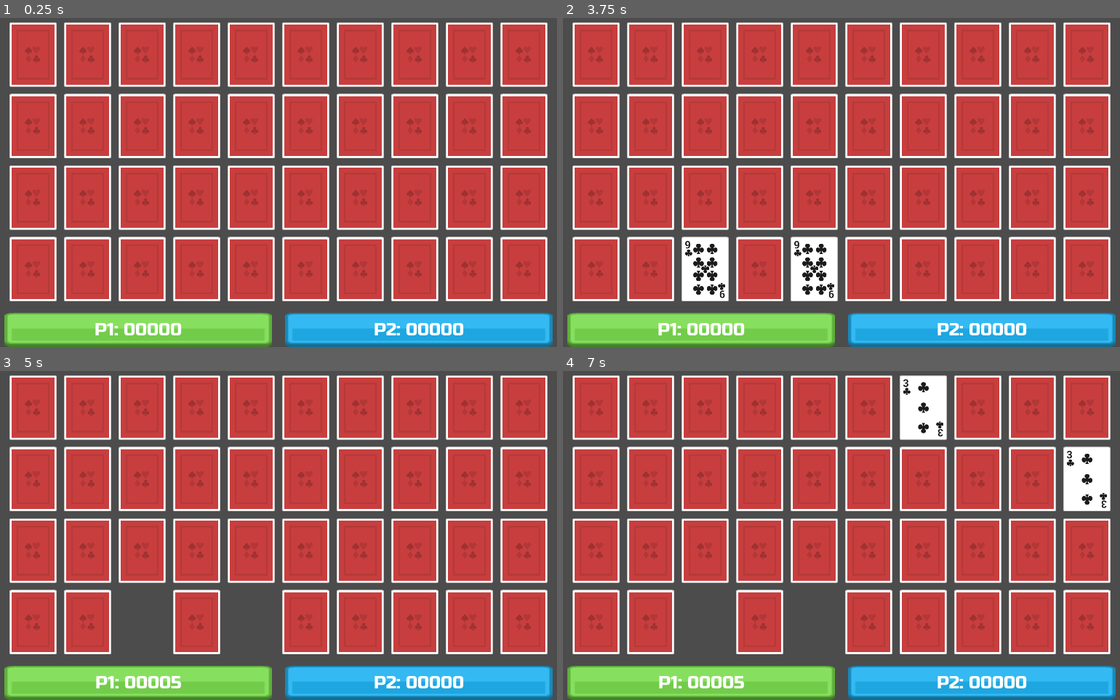
Above: before the commit, frames 1-4 (two rows, left to right).
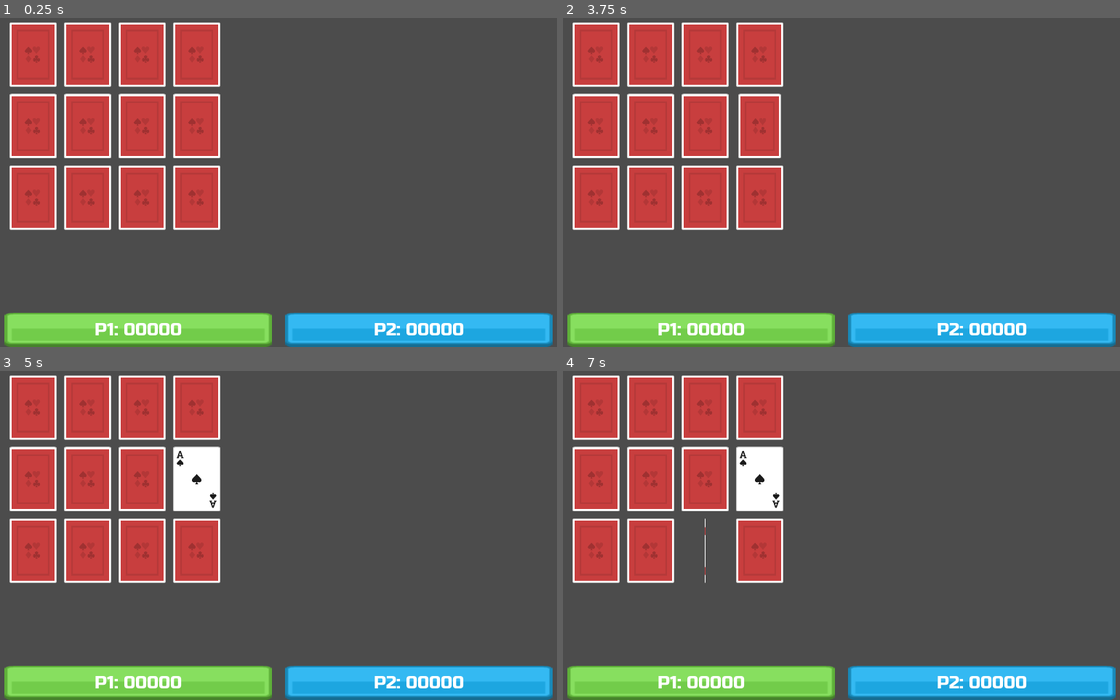
Above: after the commit, the same moments.

Repository: gioele-santi/CardGame
Game: Godot game, scene res://main/Main.tscn
The game is run twice, just before and just after one commit, with the same random seed, the same clock (stepped at 60 frames per second) and the same inputs. The project has no main scene, so this scene is started directly.
Inputs (mouse positions are in pixels of both pictures, inside the frame that each line leads up to):
- Up to frame 1 (0.25 s): no input
- Up to frame 2 (3.75 s): tap Enter at 0.5, 3.5 s; move the mouse to (813, 268) at 0.52 s; click (813, 268) at 0.67 s; move the mouse to (707, 268) at 1.27 s; click (707, 268) at 1.42 s; move the mouse to (869, 268) at 2.02 s; click (869, 268) at 2.17 s; tap Space at 2.75 s; move the mouse to (975, 268) at 2.77 s; click (975, 268) at 2.92 s; move the mouse to (757, 126) at 3.52 s; click (757, 126) at 3.67 s
- Up to frame 3 (5 s): move the mouse to (362, 621) at 4.27 s; click (362, 621) at 4.42 s
- Up to frame 4 (7 s): move the mouse to (1086, 479) at 5.02 s; click (1086, 479) at 5.17 s; move the mouse to (925, 407) at 5.77 s; click (925, 407) at 5.92 s; move the mouse to (707, 551) at 6.52 s; click (707, 551) at 6.67 s

The runs differ from the first frame. In frame 1, 47% of the frame differs, in the area x 1-99%, y 1-87%; in frame 2, 47%; in frame 3, 45%; in frame 4, 47%.

Commit message:
Added basic win check
Changed sound. Trying solution for player selection. Reduced cards for tests.

Diff:
--- a/card/Card.gd
+++ b/card/Card.gd
@@ -48,6 +48,7 @@
 	$Flip/Begin.start()
 
 func _on_Flip_Begin_tween_completed(object, key):
+	print("Flip Begin - Object: ", object, " - Key: ", key)
 	$Flip/Sound.play()
 	var upface: Sprite = $Front if face_up else $Back
 	var downface: Sprite = $Front if !face_up else $Back
@@ -60,7 +61,7 @@
 	face_up = ! face_up #finally invert orientation
 
 func _on_Flip_End_tween_completed(object, key):
-
+	print("Flip End - Object: ", object, " - Key: ", key)
 	can_flip = true #enable again flipping
 	if face_up:
 		emit_signal("card_turn_up", self)
--- a/card/Card.tscn
+++ b/card/Card.tscn
@@ -3,7 +3,7 @@
 [ext_resource path="res://card/Card.gd" type="Script" id=1]
 [ext_resource path="res://assets/playingCards.png" type="Texture" id=2]
 [ext_resource path="res://assets/playingCardBacks.png" type="Texture" id=3]
-[ext_resource path="res://assets/Audio/cardPlace3.ogg" type="AudioStream" id=4]
+[ext_resource path="res://assets/Audio/cardPlace4.ogg" type="AudioStream" id=4]
 
 [sub_resource type="RectangleShape2D" id=1]
 extents = Vector2( 70, 95 )
@@ -34,7 +34,7 @@
 
 [node name="Sound" type="AudioStreamPlayer" parent="Flip"]
 stream = ExtResource( 4 )
-volume_db = 0.2
+volume_db = 0.05
 
 [node name="Begin" type="Tween" parent="Flip"]
 
--- a/main/Main.gd
+++ b/main/Main.gd
@@ -8,11 +8,12 @@
 var scale = 0.6 #scale for the cards
 var top_left = Vector2(80, 85) #first position offset
 var offset = Vector2(160*scale, 210*scale) #space from center to center of cards
-var rows = 4
-var cols = 10 #keep space for interface
+var rows = 3 #4
+var cols = 4#10 #keep space for interface
 var cards = rows * cols
 
 #game 'state' check
+var playing = false
 var current_player = 0
 export (int) var player_count = 2
 var combo_count = 1
@@ -25,8 +26,15 @@
 	start_new_game()
 
 func _process(delta):
-	if $Cards.get_children().size() == 0:
-		print("Game over")
+	if $Cards.get_children().size() == 0 && playing:
+		playing = false
+		var max_score = 0
+		var winner = -1
+		for i in range(player_count):
+			if player_score[i] > max_score:
+				max_score = player_score[i]
+				winner = i
+		print("Game over: Player %d wins with %d points." % [winner+1, max_score])
 		#go back to main screen, check points, save record....
 
 func start_new_game():
@@ -53,6 +61,7 @@
 	$HUD.select_player(current_player)
 	for i in range(player_count):
 		player_score.append(0)
+	playing = true
 
 func place_card(type: Vector2, pos: int):
 	var c = Card.instance()
--- a/ui/HUD.gd
+++ b/ui/HUD.gd
@@ -12,7 +12,6 @@
 		var container: MarginContainer = $HBoxContainer.get_child(i)
 		container.visible = false
 
-
 # Called every frame. 'delta' is the elapsed time since the previous frame.
 #func _process(delta):
 #	pass
@@ -22,14 +21,15 @@
 	return container.rect_global_position + container.rect_size/2
 	#return Vector2()
 
-
 func select_player(player_number: int):
 	#it does not stay fixed
 	for i in range(4):
-		$HBoxContainer.get_child(i).margin_top = -15 if i == player_number else 0
+		var alpha = 1 if i == player_number else 0.5
+		var container: MarginContainer = $HBoxContainer.get_child(i)
 
 func update_score(player: int, score: int):
 	playerLbl[player].text = "P%d: %05d" % [player+1, score]
+
 
 func set_player_number(count: int):
 	var player_count = int(clamp(count, 1, 4))
